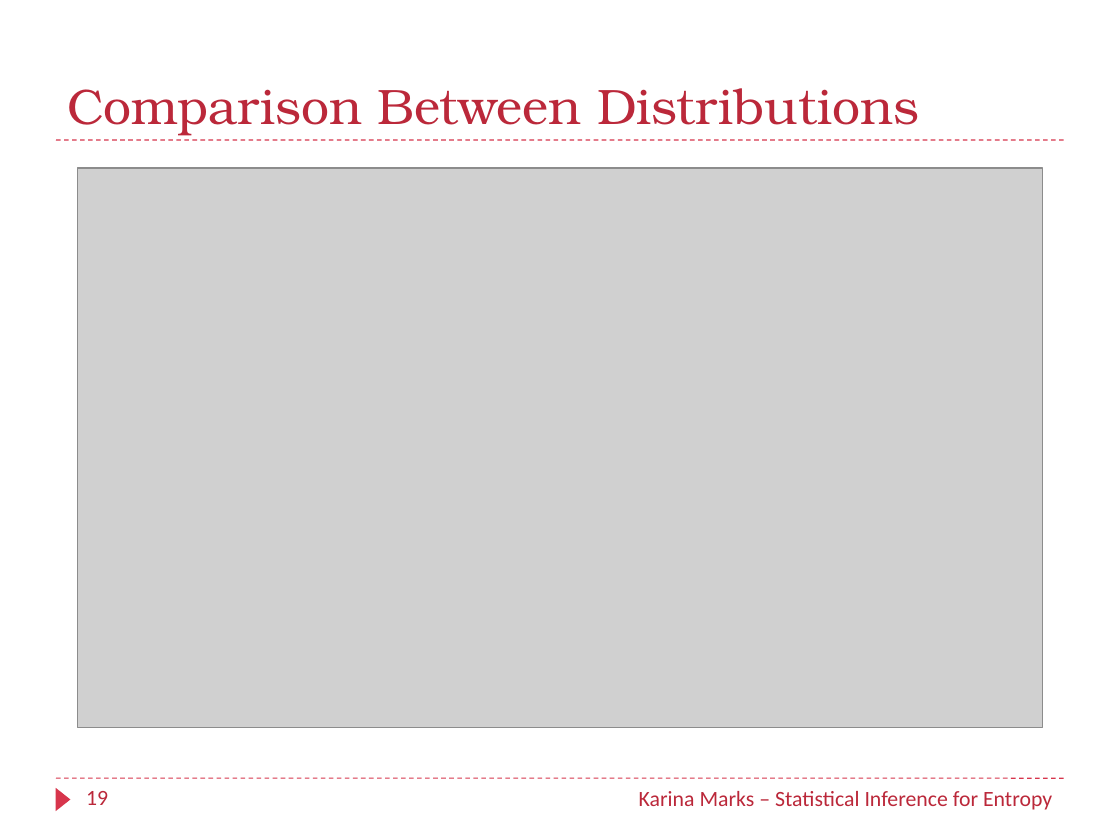
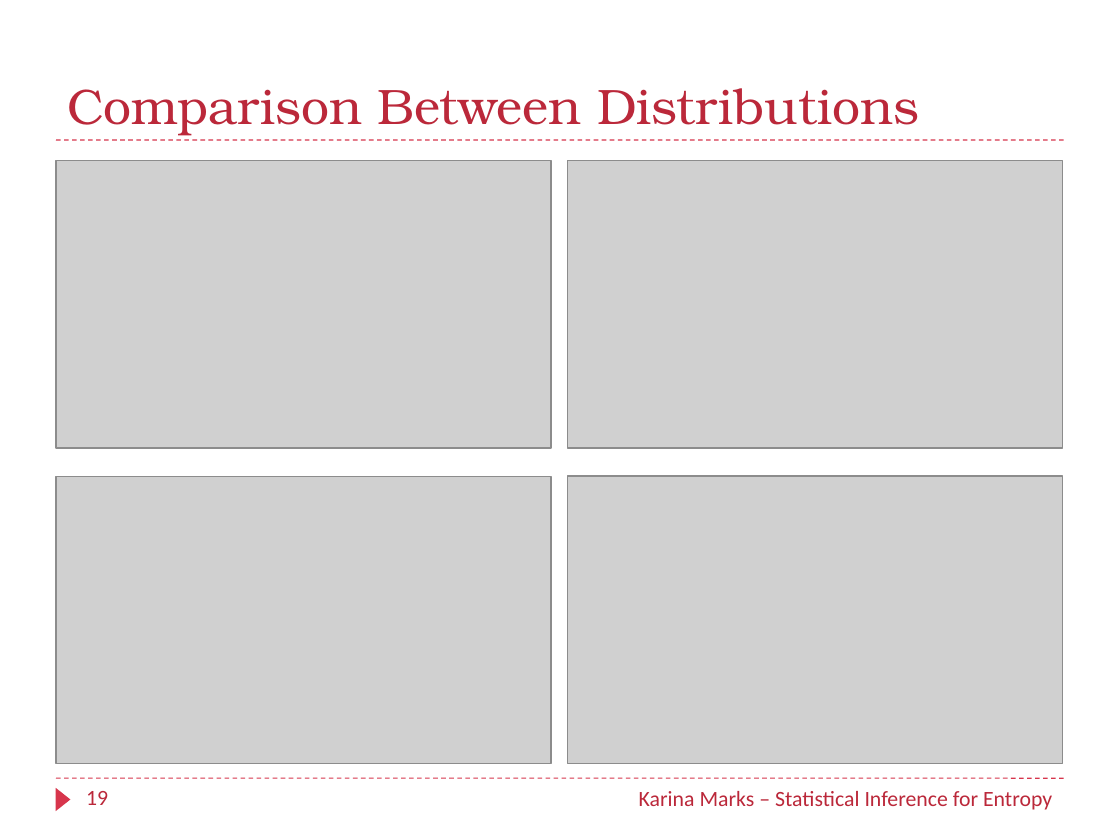
Before and after one commit to KarinaMarks/Entropy-Estimators, a slide deck: slide 19 of Presentation/Statistical Inference for Entropy.pptx. Drawn at 1120x840 pixels with LibreOffice and Linux fonts; fonts in the diff are those of the drawing; grey boxes stand for pictures; background and template pictures are left out. Boxes give left, top, right and bottom in pixels: in the first picture for what was removed or moved away, otherwise in the second. Text is boxed around its words. In the diff, an @@ line names an element or a change of style, - is before the commit and + after.

```diff
--- a/Presentation/Statistical Inference for Entropy.pptx
+++ b/Presentation/Statistical Inference for Entropy.pptx
@@ picture added at [56, 160, 551, 448] @@
@@ picture removed at [77, 168, 1042, 728] @@
@@ picture added at [568, 160, 1063, 448] @@
@@ picture added at [56, 476, 551, 764] @@
@@ picture added at [568, 476, 1063, 764] @@
```
Also in this commit, not shown: 4 other slides changed.
